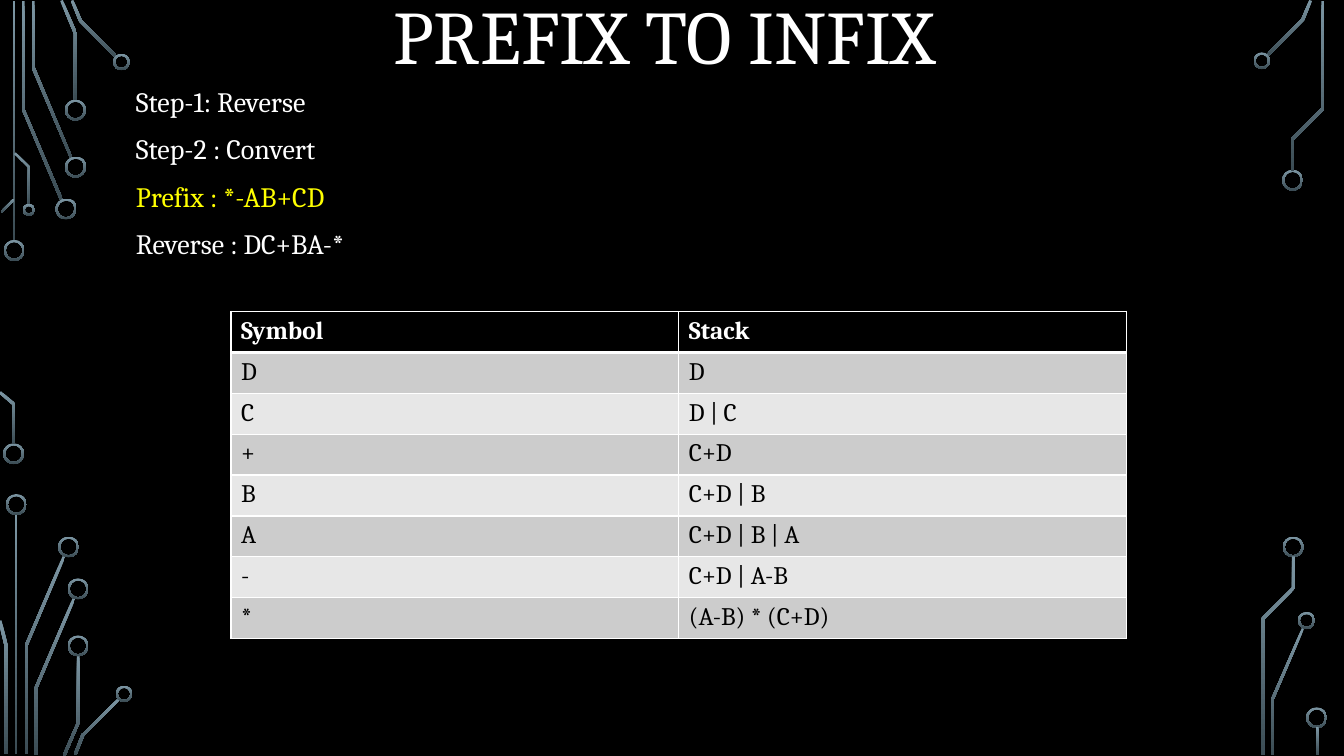
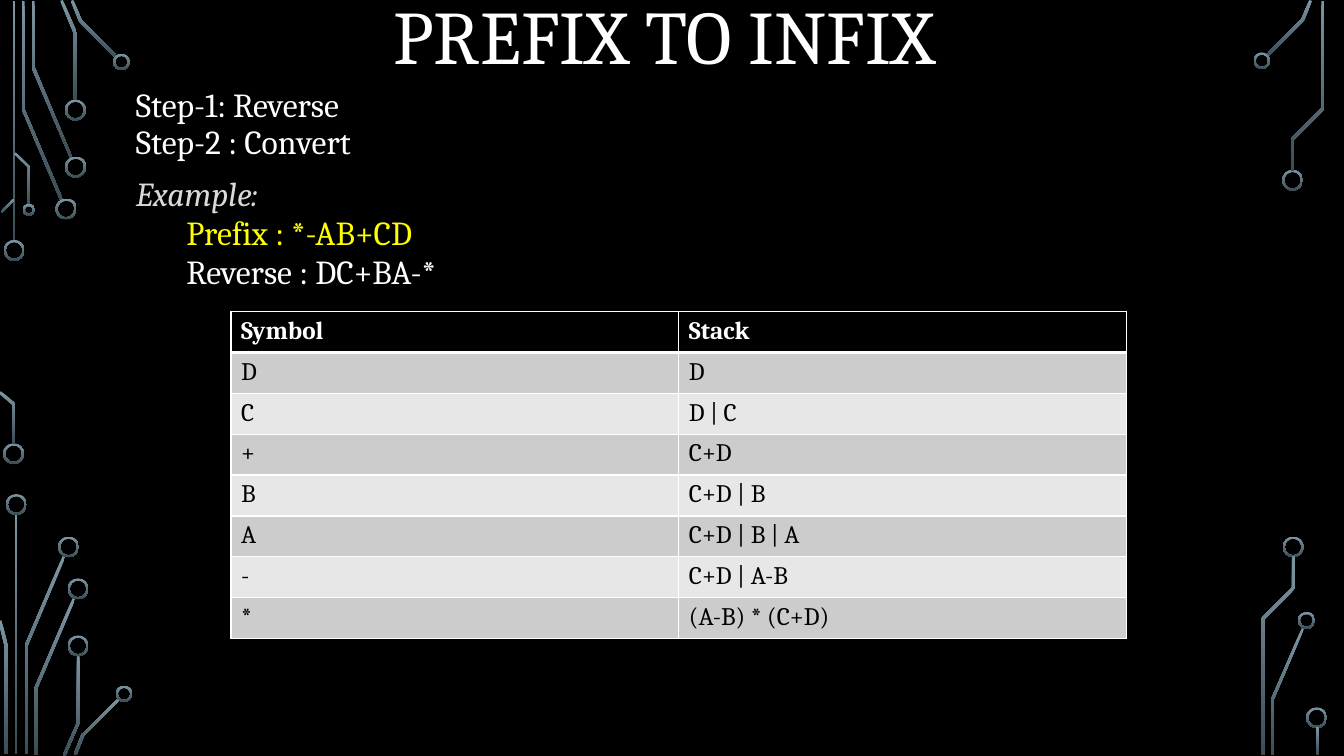
Before and after one commit to r0nY-0017/Public, a slide deck: slide 7 of Data structure.pptx. Drawn at 1344x756 pixels with LibreOffice and Linux fonts; fonts in the diff are those of the drawing; background and template pictures are left out. Boxes give left, top, right and bottom in pixels: in the first picture for what was removed or moved away, otherwise in the second. Text is boxed around its words. In the diff, an @@ line names an element or a change of style, - is before the commit and + after.

```diff
--- a/Data structure.pptx
+++ b/Data structure.pptx
@@ text at (x1=136, y1=94, x2=436, y2=285): size 20 to 24 pt in "Step-1: Reverse", "Step-2 : Convert", "Prefix : *-AB+CD", "Reverse : DC+BA-*"; line spacing 1 to 0.5; list level 1 to 2 in "Prefix : *-AB+CD"; line spacing 1 to 0.8; list level 1 to 2 in "Reverse : DC+BA-*" @@
@@ text at (x1=136, y1=182, x2=258, y2=214): paragraph added @@
+Example:
```
Also in this commit, not shown: 6 other slides changed.
